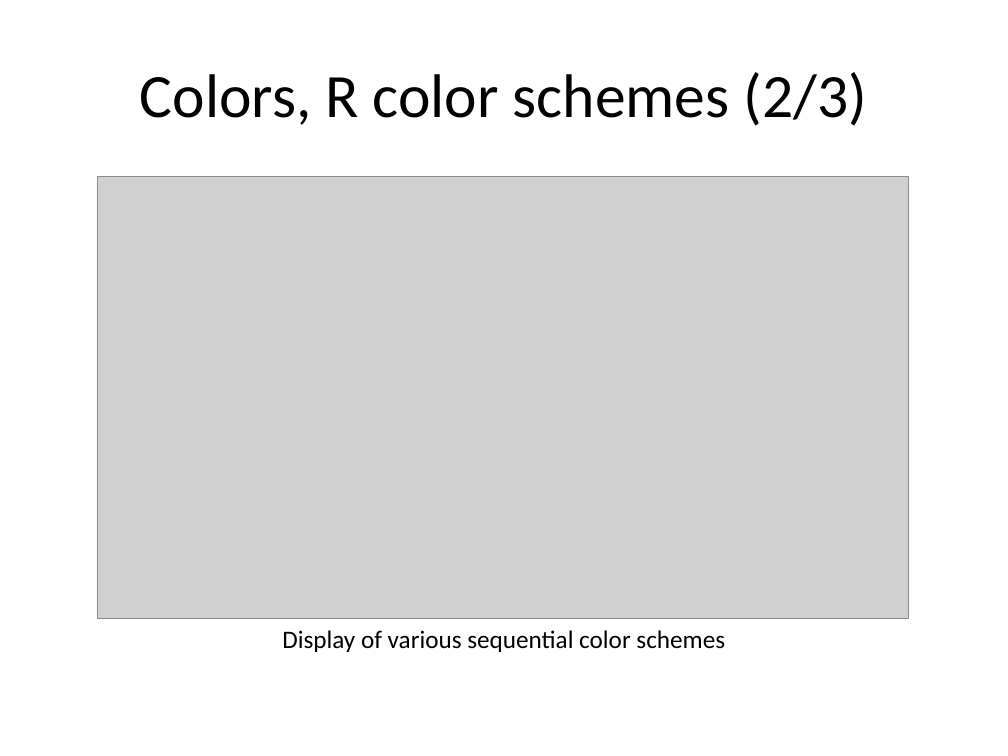
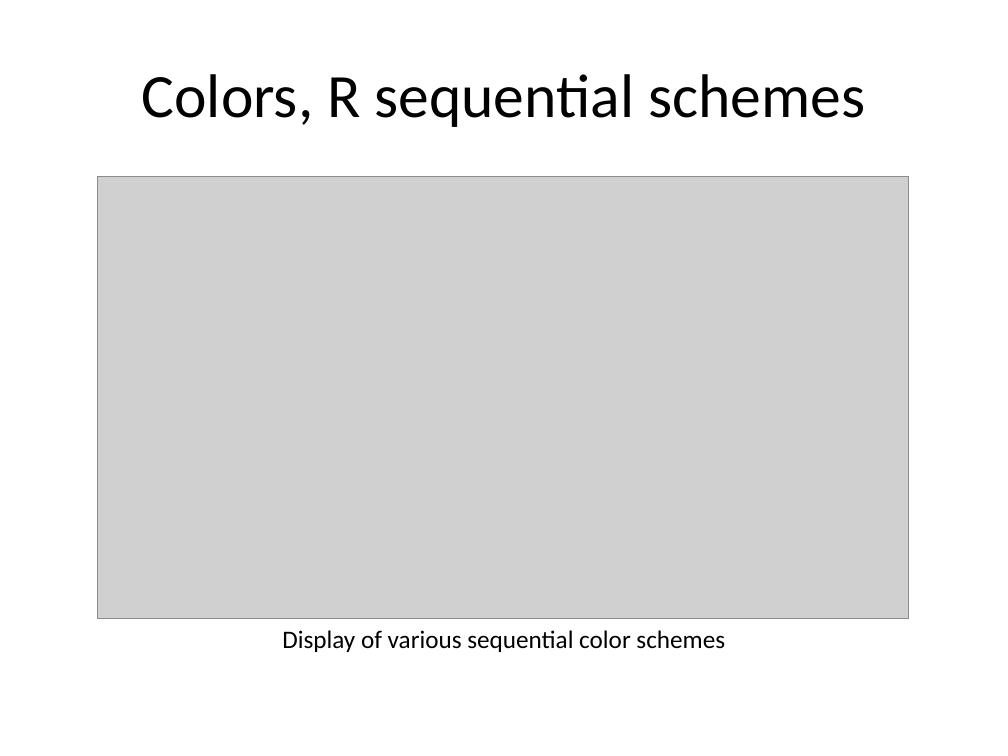
Before and after one commit to pmean/data-visualization, a slide deck: slide 30 of data-viz-02/component/tutorial-colors.pptx (slide 29 before the commit). Drawn at 1008x756 pixels with LibreOffice and Linux fonts; fonts in the diff are those of the drawing; grey boxes stand for pictures. Boxes give left, top, right and bottom in pixels: in the first picture for what was removed or moved away, otherwise in the second. Text is boxed around its words. In the diff, an @@ line names an element or a change of style, - is before the commit and + after.

```diff
--- a/data-viz-02/component/tutorial-colors.pptx
+++ b/data-viz-02/component/tutorial-colors.pptx
@@ title at box(142, 74, 865, 127): text changed @@
-Colors, R color schemes (2/3)
+Colors, R sequential schemes
```
Also in this commit, not shown: 7 other slides changed, 7 slides added, 3 slides removed, 6 other files.
